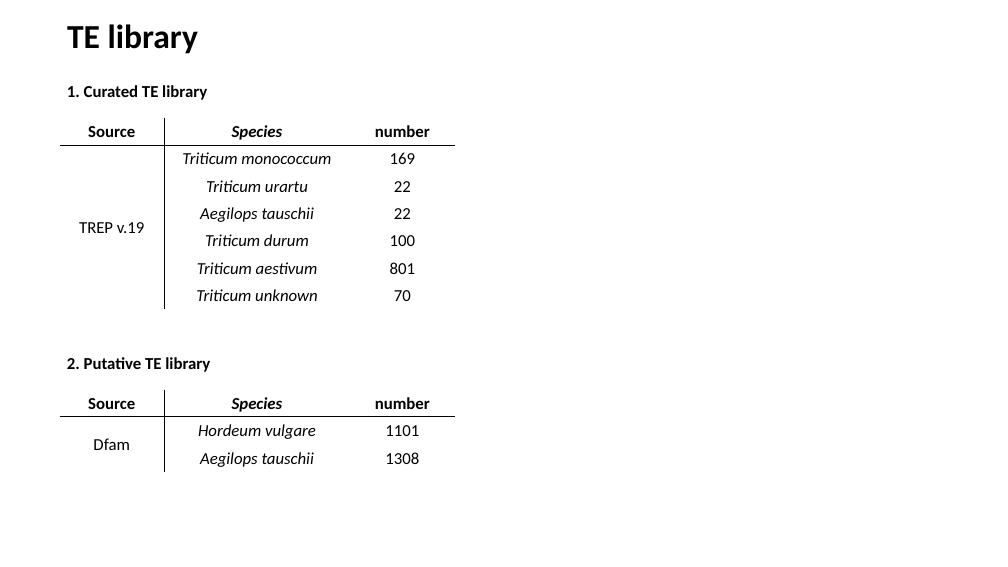
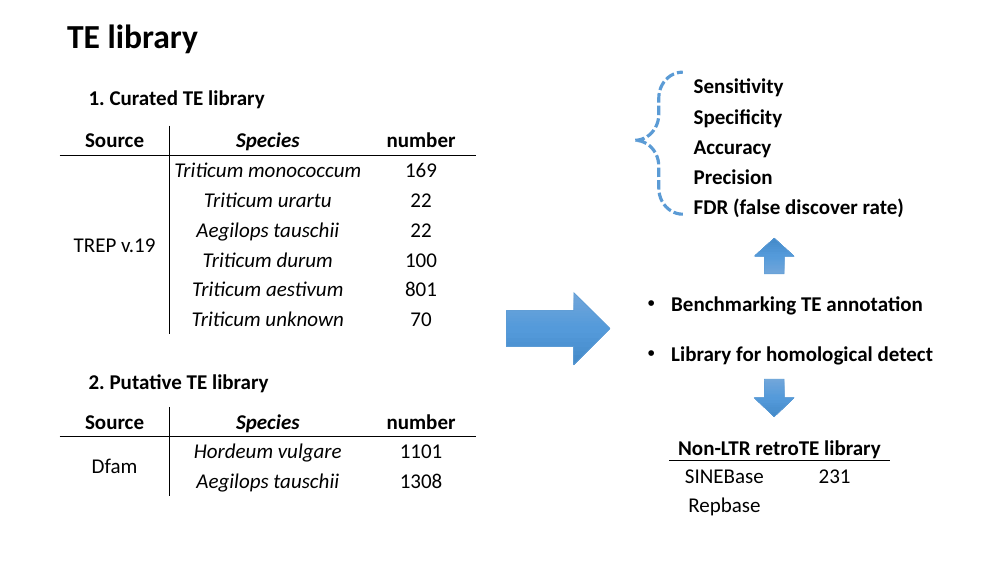
Before and after one commit to SirLearning/GeneticsNotes, a slide deck: slide 4 of undergraduate/Presentation.pptx. Drawn at 1008x567 pixels with LibreOffice and Linux fonts; fonts in the diff are those of the drawing. Boxes give left, top, right and bottom in pixels: in the first picture for what was removed or moved away, otherwise in the second. Text is boxed around its words. In the diff, an @@ line names an element or a change of style, - is before the commit and + after.

```diff
--- a/undergraduate/Presentation.pptx
+++ b/undergraduate/Presentation.pptx
@@ text "1. Curated TE library": place and size @@
-text "1. Curated TE library" at bbox=[67, 85, 207, 100]
+text "1. Curated TE library" at bbox=[89, 90, 264, 109]
@@ text "1. Curated TE library" at bbox=[89, 90, 264, 109]: size 16 to 20 pt @@
@@ left brace added at bbox=[635, 72, 684, 214], outline #5B9BD5 3 pt dashed @@
@@ text added at bbox=[694, 78, 904, 217], 20 pt, text #000000, bold @@
+Sensitivity
+Specificity
+Accuracy
+Precision
+FDR (false discover rate)
@@ table at bbox=[60, 126, 477, 334] @@
@@ size 16 to 20 pt @@
@@ table: place and size @@
-table at bbox=[60, 118, 454, 309]
+table at bbox=[60, 126, 477, 334]
@@ down arrow added at bbox=[755, 238, 794, 274], fill gradient #71A6DB to #559BDB to #448ACA, outline #5B9BD5 0.5 pt @@
@@ right arrow added at bbox=[507, 293, 610, 364], fill gradient #71A6DB to #559BDB to #448ACA, outline #5B9BD5 0.5 pt @@
@@ text added at bbox=[671, 296, 933, 365], 20 pt, text #000000, bold @@
+• Benchmarking TE annotation
+• Library for homological detect
@@ text "2. Putative TE library" at bbox=[89, 374, 269, 393]: size 16 to 20 pt @@
@@ text "2. Putative TE library": place and size @@
-text "2. Putative TE library" at bbox=[67, 357, 210, 372]
+text "2. Putative TE library" at bbox=[89, 374, 269, 393]
@@ down arrow added at bbox=[755, 380, 794, 417], fill gradient #71A6DB to #559BDB to #448ACA, outline #5B9BD5 0.5 pt @@
@@ table at bbox=[60, 407, 477, 496] @@
@@ size 16 to 20 pt @@
@@ table: place and size @@
-table at bbox=[60, 389, 454, 472]
+table at bbox=[60, 407, 477, 496]
@@ table added at bbox=[669, 435, 890, 520], 3 rows, 2 columns @@
+Non-LTR retroTE library | 
+SINEBase | 231
+Repbase | 
```
Also in this commit, not shown: 4 other slides changed, 2 slides removed.
